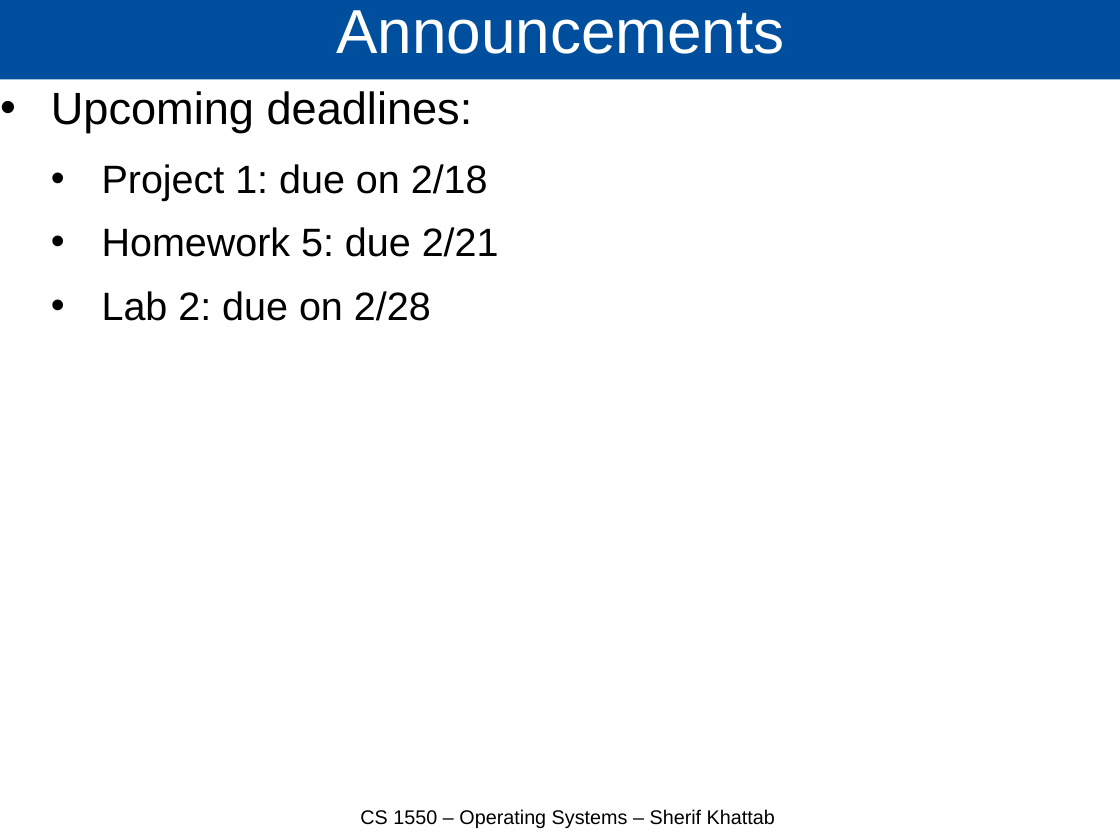
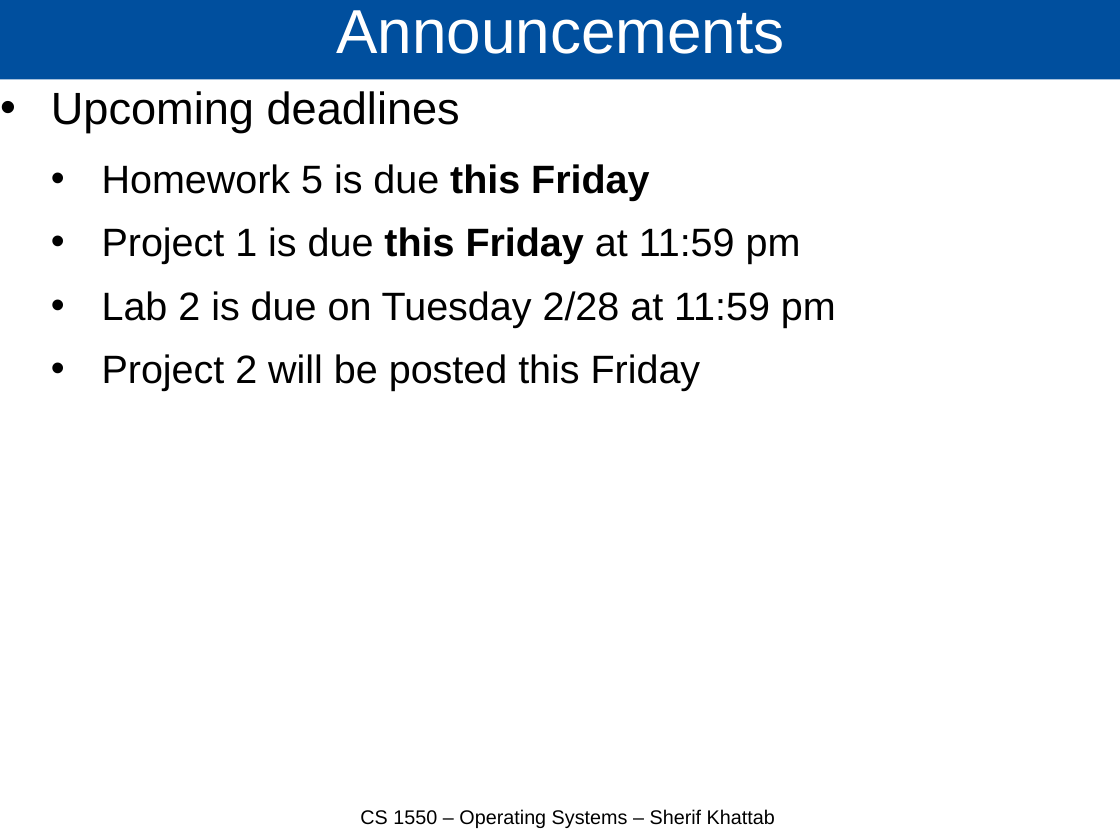
Before and after one commit to cs1550-2244/cs1550-code-handouts, a slide deck: slide 2 of DraftSlides/Lecture11.pptx. Drawn at 1120x840 pixels with LibreOffice and Linux fonts; fonts in the diff are those of the drawing. Boxes give left, top, right and bottom in pixels: in the first picture for what was removed or moved away, otherwise in the second. Text is boxed around its words. In the diff, an @@ line names an element or a change of style, - is before the commit and + after.

Commit message:
Lecture 11

```diff
--- a/DraftSlides/Lecture11.pptx
+++ b/DraftSlides/Lecture11.pptx
@@ text at <box>51,91,836,391</box>: text changed @@
-• Upcoming deadlines:
-  • Project 1: due on 2/18
-  • Homework 5: due 2/21
-  • Lab 2: due on 2/28
+• Upcoming deadlines
+  • Homework 5 is due this Friday
+  • Project 1 is due this Friday at 11:59 pm
+  • Lab 2 is due on Tuesday 2/28 at 11:59 pm
+  • Project 2 will be posted this Friday
```
Also in this commit, not shown: 5 other slides changed, 3 slides added, 2 other files.
